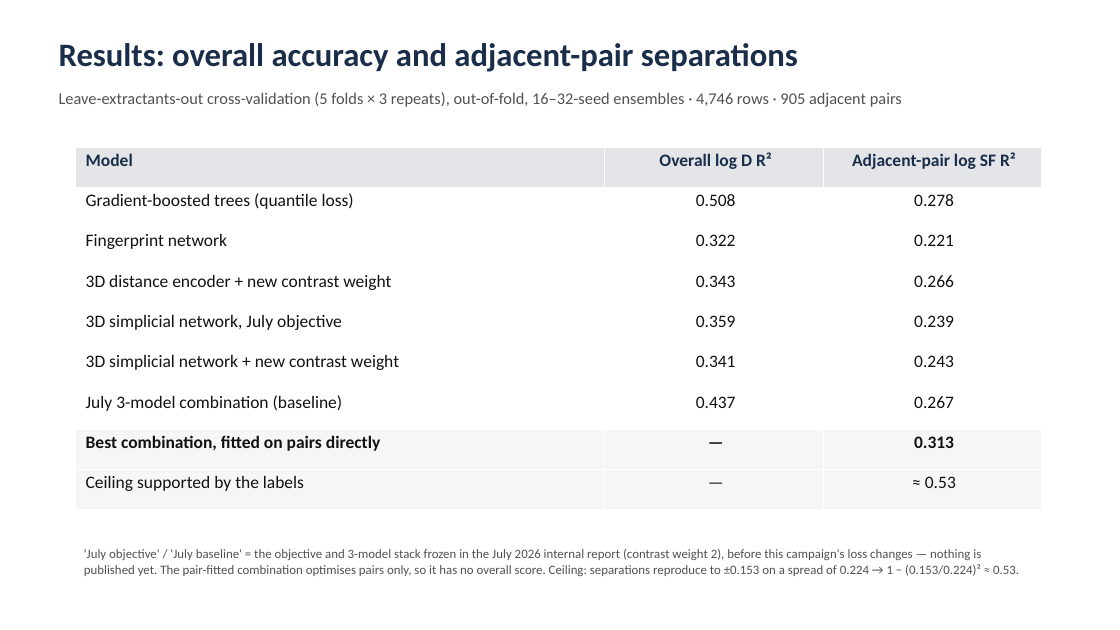
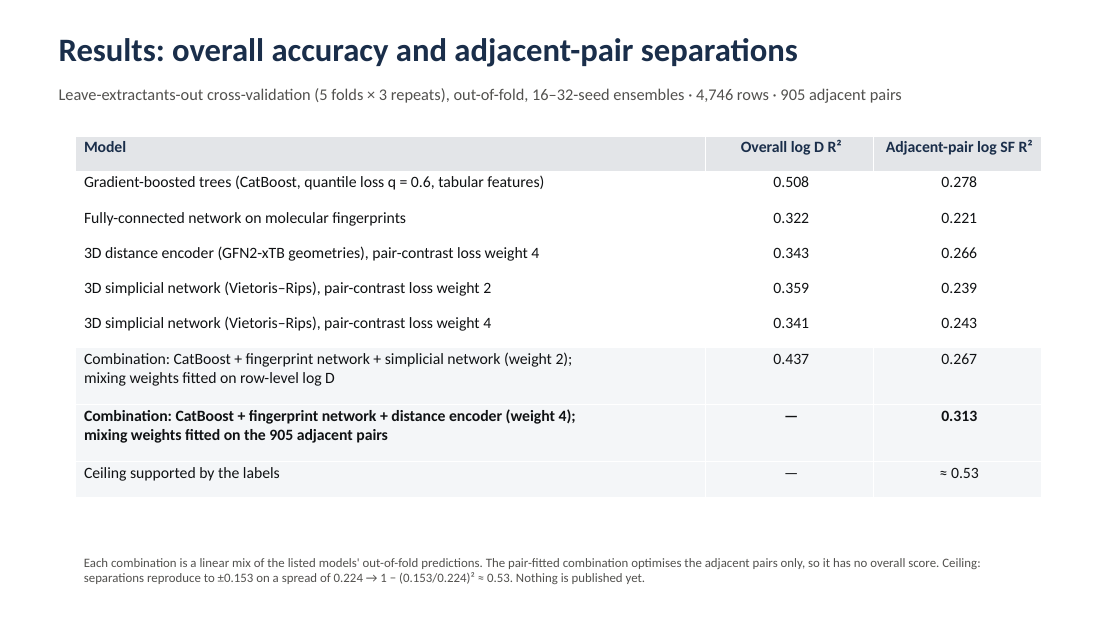
Before and after one commit to mironovb/lanthanidestrain, a slide deck: slide 1 of docs/vogiatzis_results_table_2026-08.pptx. Drawn at 1120x630 pixels with LibreOffice and Linux fonts; fonts in the diff are those of the drawing. Boxes give left, top, right and bottom in pixels: in the first picture for what was removed or moved away, otherwise in the second. Text is boxed around its words. In the diff, an @@ line names an element or a change of style, - is before the commit and + after.

```diff
--- a/docs/vogiatzis_results_table_2026-08.pptx
+++ b/docs/vogiatzis_results_table_2026-08.pptx
@@ text "Results: overall accuracy and adjacent-pair ...": place and size @@
-text "Results: overall accuracy and adjacent-pair ..." at [59,43,798,72]
+text "Results: overall accuracy and adjacent-pair ..." at [59,38,798,67]
@@ text "Leave-extractants-out cross-validation (5 folds × ...": place and size @@
-text "Leave-extractants-out cross-validation (5 folds × ..." at [59,92,902,107]
+text "Leave-extractants-out cross-validation (5 folds × ..." at [59,88,902,103]
@@ table at [76,136,1042,497] @@
-row 2, column 1: Gradient-boosted trees (quantile loss)
+row 2, column 1: Gradient-boosted trees (CatBoost, quantile loss q = 0.6, tabular features)
-row 3, column 1: Fingerprint network
+row 3, column 1: Fully-connected network on molecular fingerprints
-row 4, column 1: 3D distance encoder + new contrast weight
+row 4, column 1: 3D distance encoder (GFN2-xTB geometries), pair-contrast loss weight 4
-row 5, column 1: 3D simplicial network, July objective
+row 5, column 1: 3D simplicial network (Vietoris–Rips), pair-contrast loss weight 2
-row 6, column 1: 3D simplicial network + new contrast weight
+row 6, column 1: 3D simplicial network (Vietoris–Rips), pair-contrast loss weight 4
-row 7, column 1: July 3-model combination (baseline)
+row 7, column 1: Combination: CatBoost + fingerprint network + simplicial network (weight 2); / mixing weights fitted on row-level log D
-row 8, column 1: Best combination, fitted on pairs directly
+row 8, column 1: Combination: CatBoost + fingerprint network + distance encoder (weight 4); / mixing weights fitted on the 905 adjacent pairs
@@ fill #FFFFFF to #F4F6F8 in row 7 @@
@@ size 15 to 13.5 pt in "Model", "Overall log D R²", "Adjacent-pair log SF R²", "0.508" and 16 more places @@
@@ table: place and size @@
-table at [76,147,1042,510]
+table at [76,136,1042,497]
@@ text at [84,558,980,584]: text changed @@
-'July objective' / 'July baseline' = the objective and 3-model stack frozen in the July 2026 internal report (contrast weight 2), before this campaign's loss changes — nothing is published yet. The pair-fitted combination optimises pairs only, so it has no overall score. Ceiling: separations reproduce to ±0.153 on a spread of 0.224 → 1 − (0.153/0.224)² ≈ 0.53.
+Each combination is a linear mix of the listed models' out-of-fold predictions. The pair-fitted combination optimises the adjacent pairs only, so it has no overall score. Ceiling: separations reproduce to ±0.153 on a spread of 0.224 → 1 − (0.153/0.224)² ≈ 0.53. Nothing is published yet.
```
